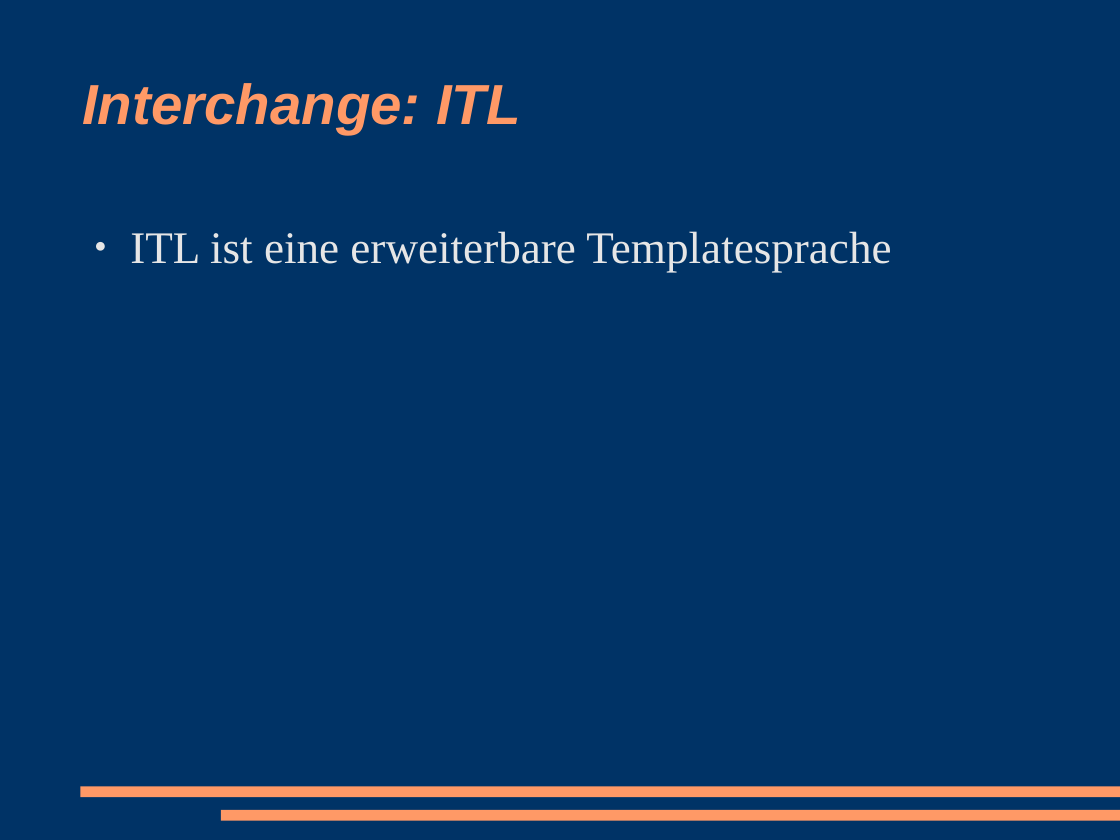
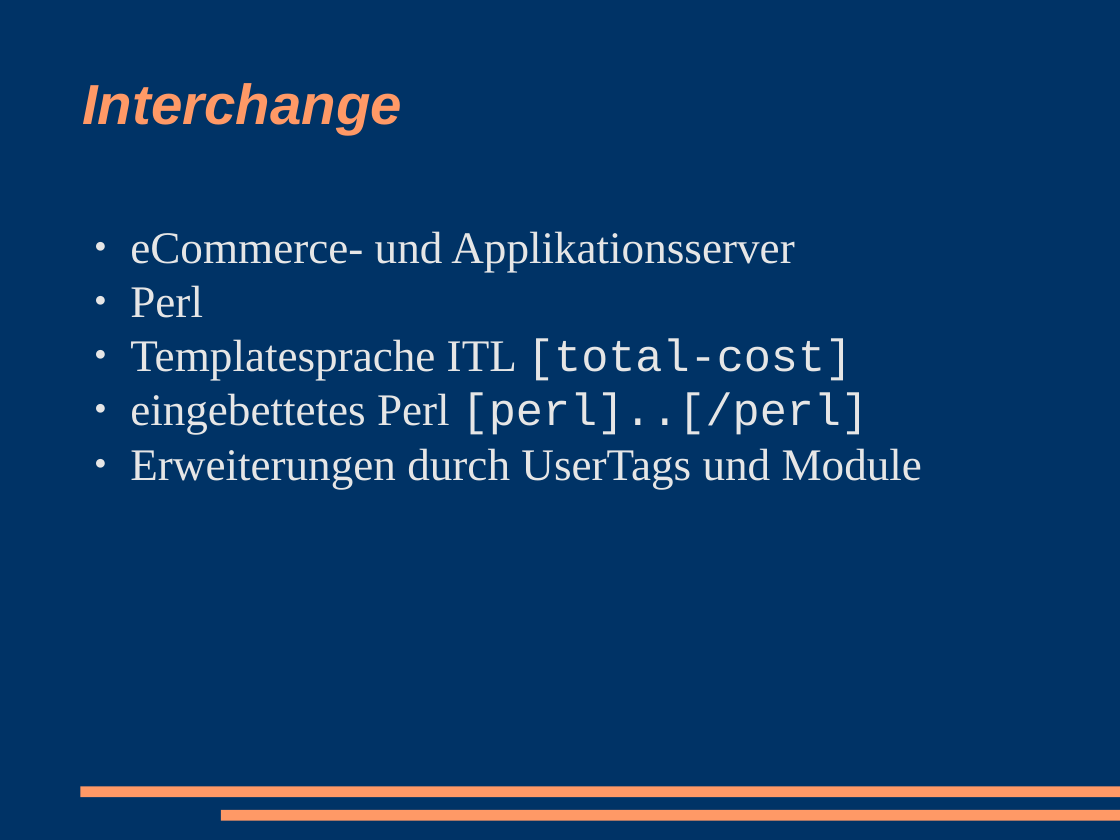
Before and after one commit to racke/Presentations, a slide deck: slide 23 of pws2008/rtrest.odp (slide 25 before the commit). Drawn at 1120x840 pixels with LibreOffice and Linux fonts; fonts in the diff are those of the drawing. Boxes give left, top, right and bottom in pixels: in the first picture for what was removed or moved away, otherwise in the second. Text is boxed around its words. In the diff, an @@ line names an element or a change of style, - is before the commit and + after.

Commit message:
text changes

```diff
--- a/pws2008/rtrest.odp
+++ b/pws2008/rtrest.odp
@@ title at (82,83,402,134): text changed @@
-Interchange: ITL
+Interchange
@@ text at (130,231,922,489): text changed @@
-● ITL ist eine erweiterbare Templatesprache
+● eCommerce- und Applikationsserver
+● Perl
+● Templatesprache ITL [total-cost]
+● eingebettetes Perl [perl]..[/perl]
+● Erweiterungen durch UserTags und Module
```
Also in this commit, not shown: 16 other slides changed, 8 slides added, 4 slides removed.
